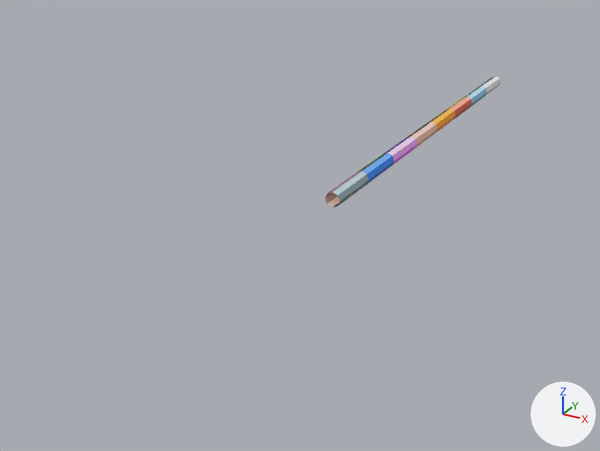
The glTF model src/assets/models/level/rainbow_road.glb as it was, and as the next commit left it.
The view is the same before and after, from a 50 mm lens placed at (617.0, -1524.0, 559.0), pointed at (-142.0, -144.0, -131.0). Arrows for +X, +Y and +Z are at lower right; the lights stay in place. Where no turn or scale is listed for an object, it has been applied to the vertices.
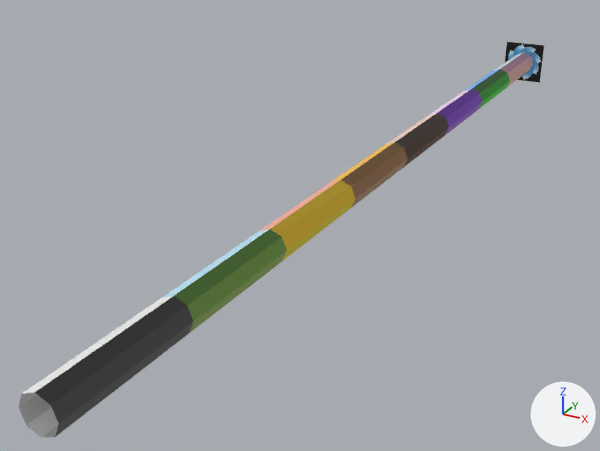
The change in detail:
Picture '27619-7-portal-image' (img_27619_7_portal_image) is new.
Material 'Material' (mat_material) is new.
Its texture is img_27619_7_portal_image.
Mesh me_plane is new.
It has 4 vertices, 2 faces and spans x -56.1..56.1, y 0.0, z -56.1..56.1.
It uses material mat_material (picture img_27619_7_portal_image).
Object 'Cylinder' (ob_cylinder) moves from (-3.0, 224.0, 0.0) to (0.0, 0.0, 0.0).
Object 'Cylinder' (ob_cylinder) turns from (90, 0, -180) to (90, 0, 0) degrees about x, y and z.
Object 'Cylinder' (ob_cylinder) is rescaled from (1.0, 1.0, 1.0) to (2.0, 2.0, 2.0).
Object 'Plane' (ob_plane) is new; it shows me_plane.
Its location is (0.0, 1000.0, 0.0).

Boxes (x1, y1, x2, y2) around the edits, measured in the pictures (600 x 451 px):
'Cylinder', moved, turned, rescaled: before (325, 76, 501, 208); after (18, 52, 533, 438)
'Plane', added: after (505, 42, 544, 83)
